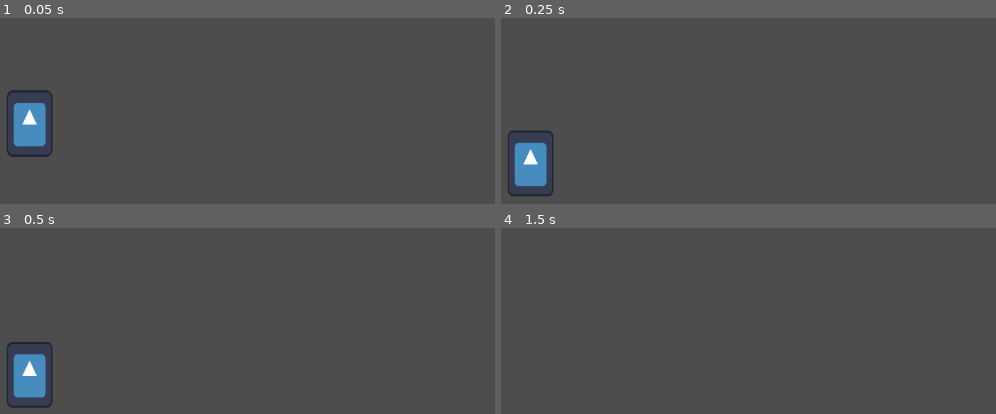
Above: before the commit, frames 1-4 (two rows, left to right).
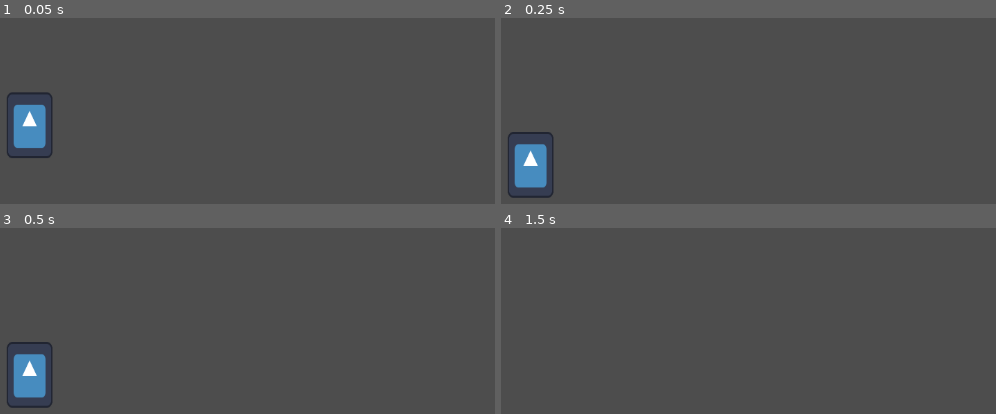
Above: after the commit, the same moments.

Repository: Kuuhaku07/FaithGame
Game: Godot game, scene res://Scenes/Level/Pruebas de fisicas.tscn
Two runs of this game, one before a commit and one after it. Both use one fixed random seed, a clock stepped at 60 frames per second and the inputs below. The engine's default icon, where the game draws it, is replaced by a stand-in: a white triangle on a blue panel in a dark square.
Inputs:
- Up to frame 1 (0.05 s): no input
- Up to frame 2 (0.25 s): no input
- Up to frame 3 (0.5 s): no input
- Up to frame 4 (1.5 s): hold D (Moverse_Derecha) from 0.53 s (still down); tap W (Saltar) at 0.6, 0.77, 1.07 s; tap S (Agacharse) at 1.35 s

The runs differ from the first frame. In frame 1, 0.5% of the frame differs, in the area x 1-11%, y 38-76%; in frame 2, 0.4%; in frame 3, less than 0.1%; in frame 4, nothing differs.

Commit message:
Arreglos a la friccion

Diff:
--- a/Scenes/Faith.gd
+++ b/Scenes/Faith.gd
@@ -2,7 +2,7 @@
 
 @export var Max_Speed = 400
 @export var Aceleracion = Vector2(1500, 4000)
-@export var Friccion = 1000
+@export var Friccion = 10
 @onready var axis = Vector2.ZERO
 
 @export var Is_Grounded = true
@@ -37,9 +37,9 @@
 func move(delta):
 
 	axis=get_input_axis()
-	print(axis)
+
 	if axis== Vector2.ZERO:
-		apply_friction(Friccion * delta)
+		apply_friction(Friccion,delta,Is_Grounded)
 
 
 	apply_gravity(gravity*delta)
@@ -47,11 +47,12 @@
 	jump(Is_Grounded,delta,Jump_Max)
 	move_and_slide()
 
-func apply_friction(amount):
-	if velocity.length()>amount:
-		velocity -=velocity.normalized() * amount
+func apply_friction(amount,delta,Is_Grounded):
+	if abs(velocity.x)>amount:
+		velocity.x -=velocity.x * amount*delta
+		print(velocity.x)
 	else:
-		velocity= Vector2.ZERO
+		velocity.x= 0
 
 func apply_movement(accel):
 	velocity += accel
@@ -66,4 +67,3 @@
 
 		if velocity.y<Jump_max and Input.is_action_just_pressed("Saltar") :
 			velocity.y = Jump_max*-1*delta
-			print (velocity.y)
